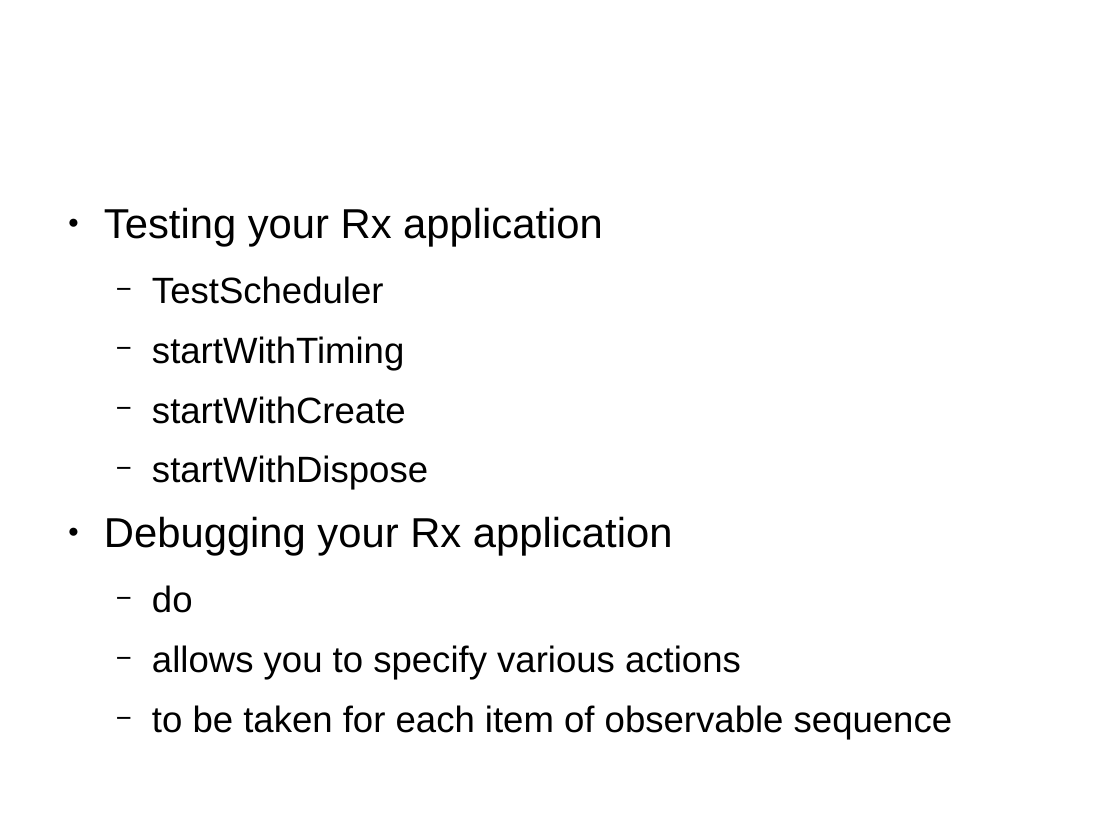
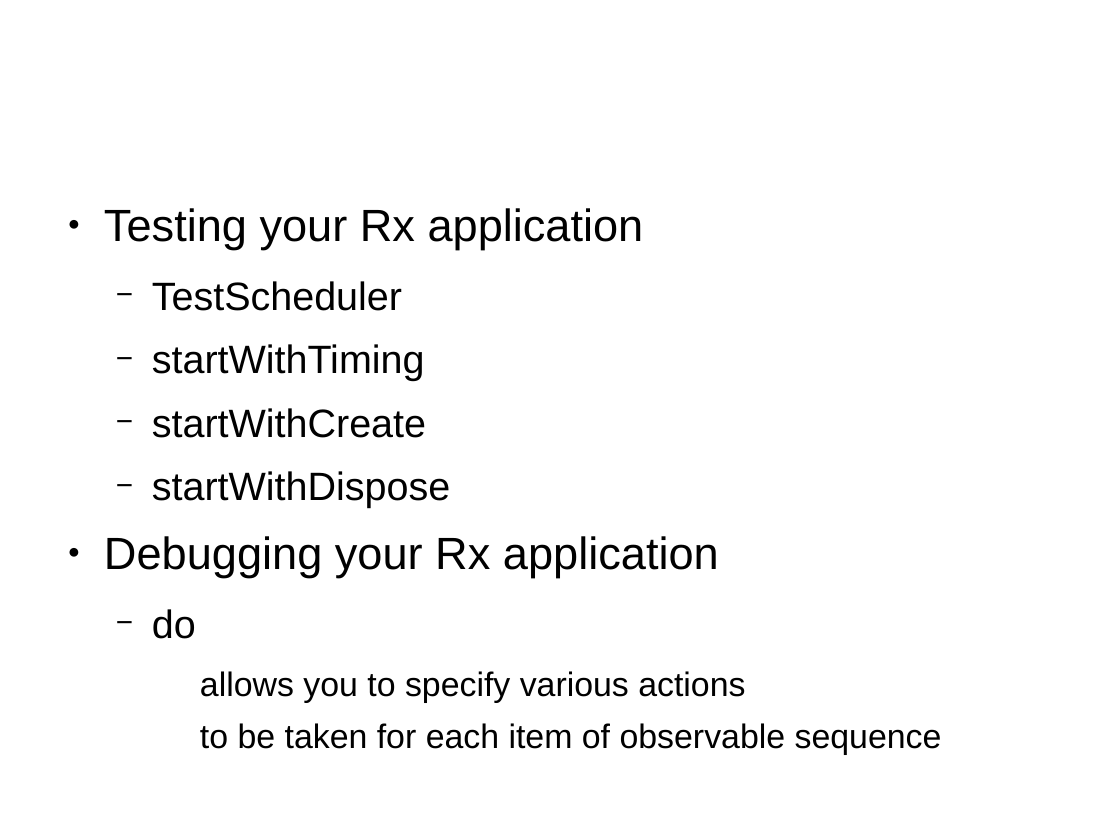
Before and after one commit to sallop/til, a slide deck: slide 21 of RxJS.odp (slide 18 before the commit). Drawn at 1120x840 pixels with LibreOffice and Linux fonts; fonts in the diff are those of the drawing. Boxes give left, top, right and bottom in pixels: in the first picture for what was removed or moved away, otherwise in the second. Text is boxed around its words. In the diff, an @@ line names an element or a change of style, - is before the commit and + after.

Commit message:
add sequence picture

```diff
--- a/RxJS.odp
+++ b/RxJS.odp
@@ text "Testing your Rx application" at <box>104,208,942,755</box>: size 29.6 to 32 pt in "Testing your Rx application", "Debugging your Rx application"; size 25.9 to 28 pt in "TestScheduler", "startWithTiming", "startWithCreate", "startWithDispose" and 1 more places; size 25.9 to 24 pt in "allows you to specify various actions", "to be taken for each item of ..."; bullet − to none; list level 2 to 3 in "allows you to specify various ..."; list level 2 to 3 in "to be taken for each ..." @@
```
Also in this commit, not shown: 3 other slides changed, 3 slides added.
